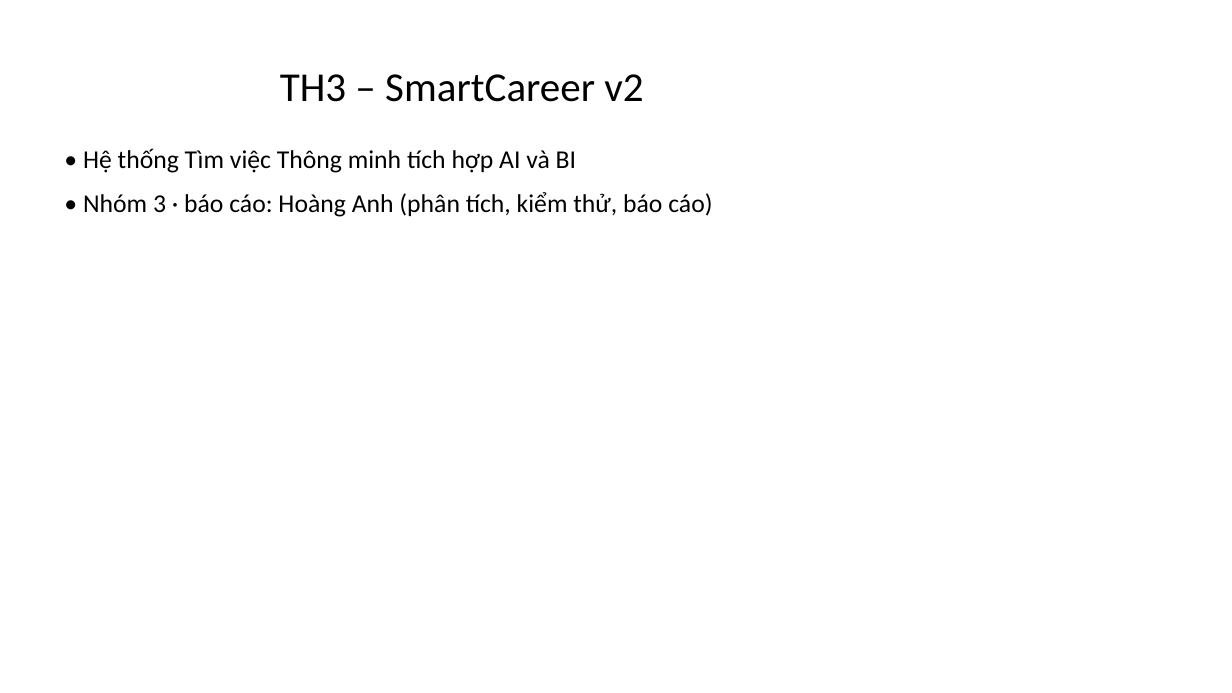
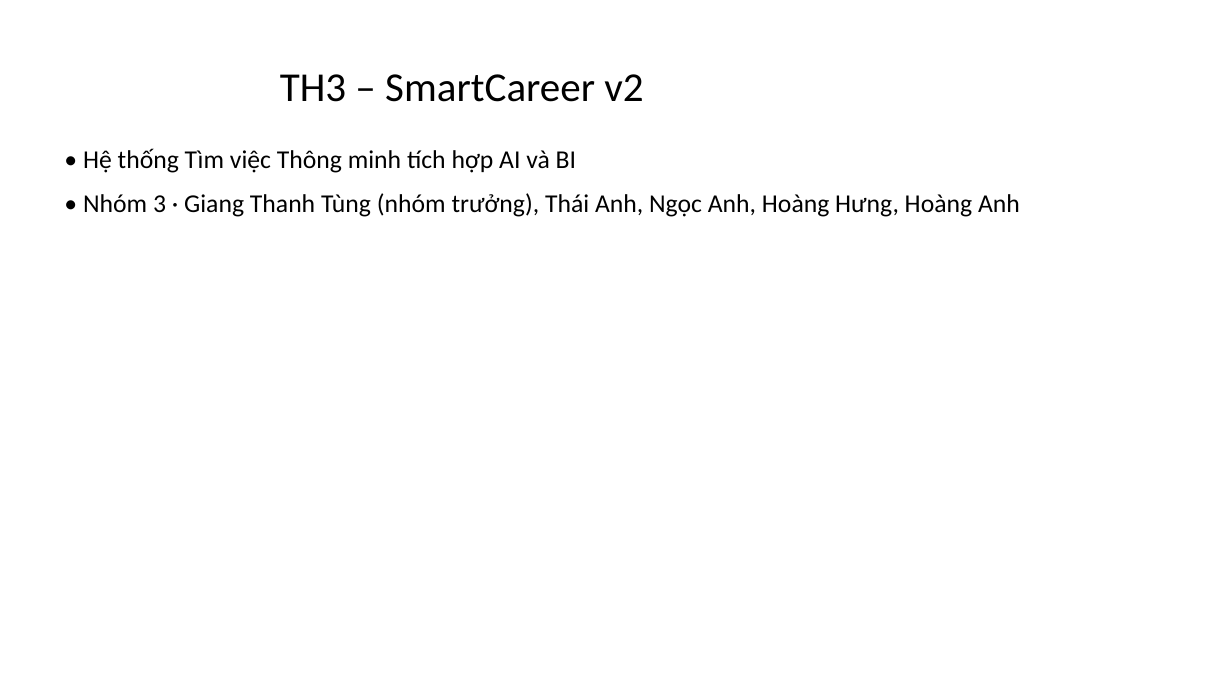
Before and after one commit to tbill111/TimKiemViecLam, a slide deck: slide 1 of docs/report/Slide_TH3.pptx. Drawn at 1232x693 pixels with LibreOffice and Linux fonts; fonts in the diff are those of the drawing. Boxes give left, top, right and bottom in pixels: in the first picture for what was removed or moved away, otherwise in the second. Text is boxed around its words. In the diff, an @@ line names an element or a change of style, - is before the commit and + after.

Commit message:
fix: cho phép M5/M6 trong match_results (migration 0007); dashboard Superset nhúng hiển thị được (role Public, khung iframe); sửa trang Phân tích CV–JD; hoàn thiện báo cáo, test case, ảnh giao diện và slide theo kết quả chạy thật

```diff
--- a/docs/report/Slide_TH3.pptx
+++ b/docs/report/Slide_TH3.pptx
@@ text at [83, 193, 1020, 217]: text changed @@
-• Nhóm 3 · báo cáo: Hoàng Anh (phân tích, kiểm thử, báo cáo)
+• Nhóm 3 · Giang Thanh Tùng (nhóm trưởng), Thái Anh, Ngọc Anh, Hoàng Hưng, Hoàng Anh
```
Also in this commit, not shown: 5 other slides changed, 29 other files.
